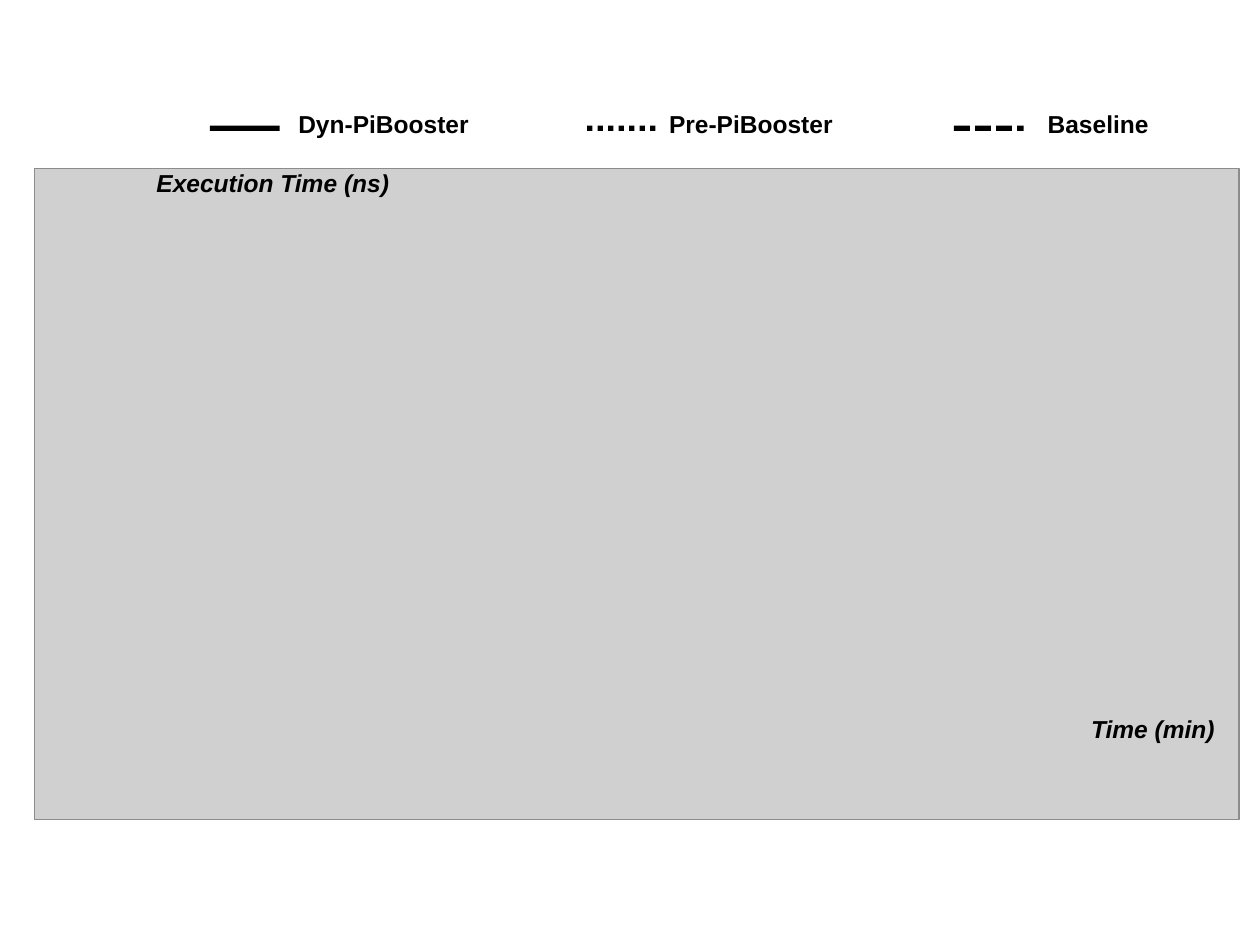
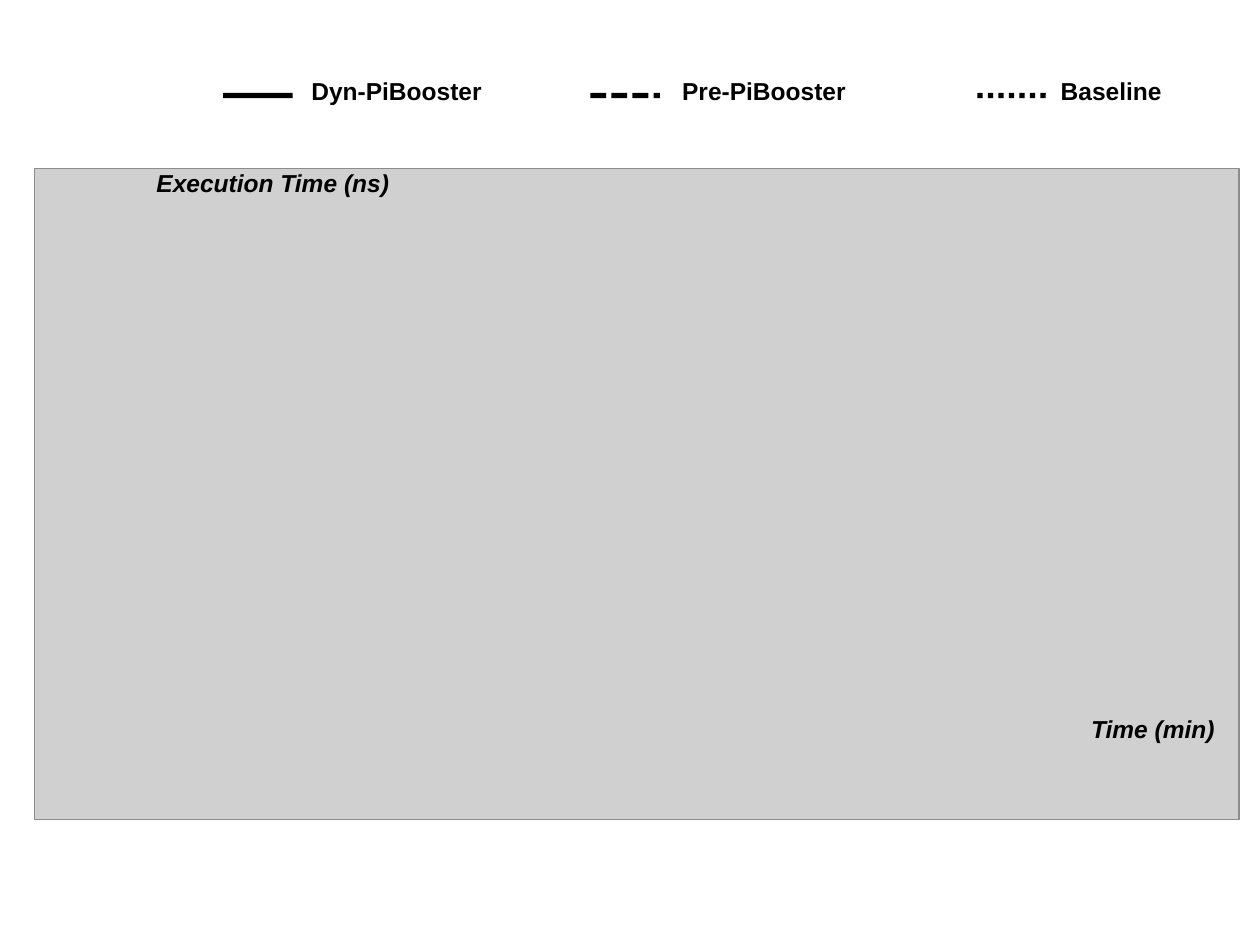
Before and after one commit to strongerwill/FastIO, a slide deck: slide 16 of doc/paper/image/micro/micro_benchmark.ppt. Drawn at 1260x945 pixels with LibreOffice and Linux fonts; fonts in the diff are those of the drawing; grey boxes stand for pictures. Boxes give left, top, right and bottom in pixels: in the first picture for what was removed or moved away, otherwise in the second. Text is boxed around its words. In the diff, an @@ line names an element or a change of style, - is before the commit and + after.

```diff
--- a/doc/paper/image/micro/micro_benchmark.ppt
+++ b/doc/paper/image/micro/micro_benchmark.ppt
@@ text "Dyn-PiBooster": place and size @@
-text "Dyn-PiBooster" at (298,115,468,138)
+text "Dyn-PiBooster" at (311,82,481,105)
@@ text "Pre-PiBooster": place and size @@
-text "Pre-PiBooster" at (669,115,833,134)
+text "Pre-PiBooster" at (682,82,846,101)
@@ text "Baseline": place and size @@
-text "Baseline" at (1048,115,1149,134)
+text "Baseline" at (1061,82,1162,101)
@@ line moved from (210, 129) - (280, 129) to (223, 96) - (292, 96) @@
@@ line moved from (587, 129) - (656, 129) to (591, 96) - (660, 96) @@
@@ line moved from (954, 129) - (1023, 129) to (978, 96) - (1047, 96) @@
```
Also in this commit, not shown: 7 other slides changed, 1 other file.
